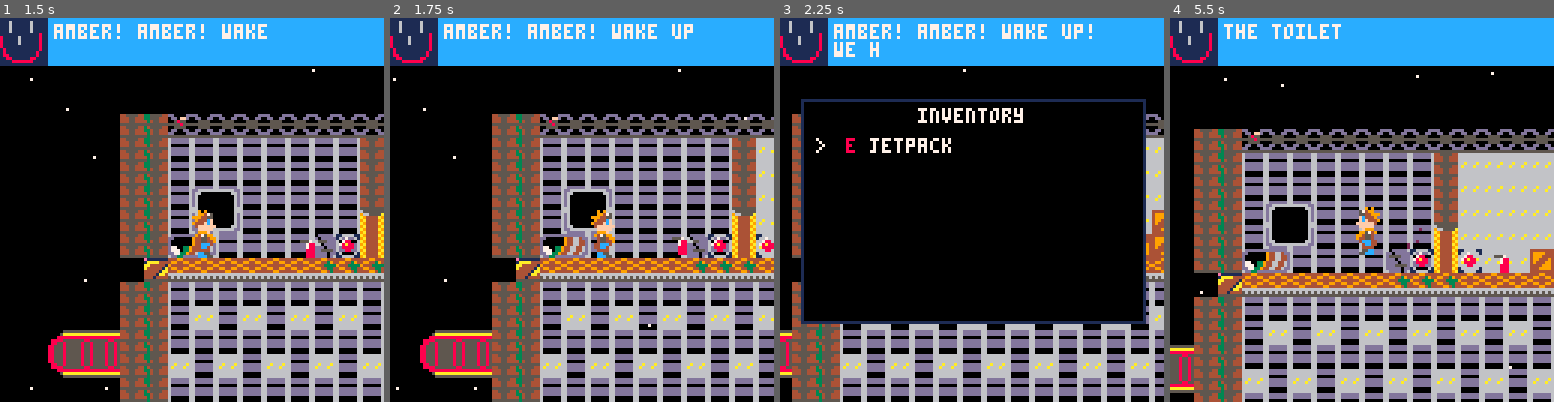
Above: before the commit, frames 1-4 (left to right).
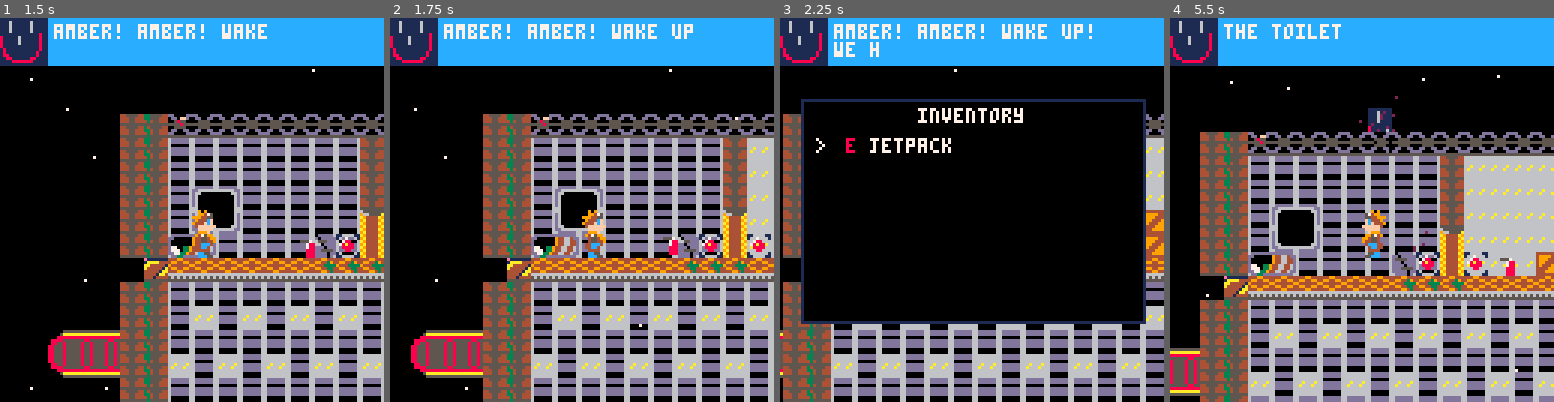
Above: after the commit, the same moments.

Repository: nsatragno/pico8-carts
Game: PICO-8 cartridge space_kludge/space_kludge.p8
Two runs of this game, one before a commit and one after it. Both use one fixed random seed, a clock stepped at 60 frames per second and the inputs below.
Inputs:
- Up to frame 1 (1.5 s): tap X (X key) at 0.33, 1.07 s; tap O (Z key) at 0.7 s
- Up to frame 2 (1.75 s): hold Right from 1.6 s (still down); tap O (Z key) at 1.7 s
- Up to frame 3 (2.25 s): tap X (X key) at 1.85 s; release Right at 2.1 s; tap O (Z key) at 2.1 s; hold Up from 2.15 s (still down)
- Up to frame 4 (5.5 s): release Up at 2.42 s; hold Right 2.47-3.03 s; tap O (Z key) every 0.4 s from 2.5 to 5.3 s; tap X (X key) at 2.97, 4.08, 5.2 s; hold Left 3.08-3.58 s; hold Down 3.63-3.97 s; hold Right 4.02-4.68 s; hold Up 4.73-5.03 s; hold Left from 5.08 s (still down)

Frame 1 is identical in both runs. In frame 2, 32% of the frame differs, in the area x 0-100%, y 13-100%; in frame 3, 13%; in frame 4, 42%, in the area x 0-100%, y 14-100%.

Commit message:
Add hull breaches.
This made me realize the collision system for the player is deeply
flawed. The moment something other than the arrow keys move it, all hell
breaks loose. I need to rework the collisions.

Diff:
--- a/space_kludge/space_kludge.p8
+++ b/space_kludge/space_kludge.p8
@@ -3,6 +3,28 @@
 __lua__
 -- space kludge
 -- by kat and nina
+
+k_max_safe_number = sqrt(0x7fff)
+function normalize(x, y)
+ local l
+ -- prevent overflow
+ if x >= k_max_safe_number or
+    x <= -k_max_safe_number or
+    y >= k_max_safe_number or
+    y <= -k_max_safe_number then
+  local nx = x * 0x0.01
+  local ny = y * 0x0.01
+  l = sqrt(nx * nx + ny * ny) * 0x100
+ else
+  l = sqrt(x * x + y * y)
+ end
+
+ return { x = x / l, y = y / l }
+end
+
+function vector_to_player(element)
+ return normalize(g_player.x - element.x, g_player.y - element.y)
+end
 
 function colliding_p_r(point, rect)
   return point.x >= rect.x and point.x <= rect.x + 8 and
@@ -55,6 +77,8 @@
         return
       end
 
+      self.in_space = g_map:is_space(self.x + 4, self.y + 8)
+
       if btnp(❎) then
         self.show_inventory = not self.show_inventory
         self.selected_index = 0
@@ -74,14 +98,16 @@
         end
         self.selected_index = mid(1, self.selected_index, #self.inventory)
       else
-        if btn(➡️) then
-          self.dx = 1
-          self.facing = 1
-        elseif btn(⬅️) then
-          self.dx = -1
-          self.facing = -1
-        else
-          self.dx = 0
+        if not self.in_space then
+          if btn(➡️) then
+            self.dx = 1
+            self.facing = 1
+          elseif btn(⬅️) then
+            self.dx = -1
+            self.facing = -1
+          else
+            self.dx = 0
+          end
         end
 
         for actor in all(g_actors) do
@@ -94,6 +120,15 @@
           end
         end
       end
+
+      if not self.in_space then
+        if btn(⬇️) then
+          self.dy += 0.4
+        end
+        -- downwards acceleration (gravity)
+        self.dy += 0.1
+      end
+      self.dy = min(self.dy, 3)
 
       local points = {
         { x = self.x, y = self.y + 15 },
@@ -133,11 +168,6 @@
         end
       end
 
-      if not on_floor then
-        -- downwards acceleration (gravity)
-        self.dy = min(self.dy + 0.1, 3)
-      end
-
       self.x += self.dx
       self.y += self.dy
 
@@ -188,6 +218,102 @@
     end,  -- player:take_damage
   }
 end  -- create_player
+
+function create_denuvo(x, y, dx, dy)
+  return {
+    x = x,
+    y = y,
+    dx = dx,
+    dy = dy,
+    state = "flying",
+    damaged_points = {},
+
+    update = function(self)
+      if self.state == "flying" then
+        self.x += self.dx
+        self.y += self.dy
+        -- todo remove when out of bounds
+        local points = {
+          {
+            x = self.x + 4,
+            y = self.y
+          },
+          {
+            x = self.x + 8,
+            y = self.y + 4
+          },
+          {
+            x = self.x + 4,
+            y = self.y + 8
+          },
+          {
+            x = self.x,
+            y = self.y + 4
+          },
+        }
+        for point in all(points) do
+          local sprite = g_map:get_sprite(point.x, point.y)
+          if fget(sprite, 0) then
+            self.state = "attached"
+            self.attached_to = g_map:clamp(point.x, point.y)
+          end
+        end
+      elseif self.state == "attached" then
+        create_particle(self.x + 4, self.y + 4, rnd(2) - 1, rnd(2) - 1, 20, 2)
+        if flr(time() * 10) % 2 == 0 then
+          add(self.damaged_points, {
+            x = self.attached_to.x + rnd(8), y = self.attached_to.y + rnd(8)
+          })
+          if #self.damaged_points >= 100 then
+            self.state = "flying"
+            self.dx = -dx
+            self.dy = -dy
+            mset(self.attached_to.x \ 8, self.attached_to.y \ 8, 0)
+            add(g_actors, create_hull_puncture(
+              self.attached_to.x, self.attached_to.y, self.dx, self.dy))
+          end
+        end
+      end
+    end,  -- denuvo:update
+
+    draw = function(self)
+      spr(32, self.x, self.y)
+      if self.state == "attached" then
+        for damaged_point in all(self.damaged_points) do
+          pset(damaged_point.x, damaged_point.y, 0)
+        end
+      end
+    end,  -- denuvo:draw
+  }
+end  -- create_denuvo
+
+function create_hull_puncture(x, y, dx, dy)
+  return {
+    update = function()
+      if flr(time() * 10) % 2 == 0 then
+        create_particle(x + rnd(8), y + rnd(8), dx, dy, 30, 4)
+      end
+      if not g_player.in_space and
+         abs(g_player.x - x) < 50 and
+         abs(g_player.y - y) < 50 then
+        if dx == 0 and flr(g_player.x) != flr(x) then
+          g_player.x -= sgn(g_player.x - x) * 0.2
+        else
+          g_player.x += dx
+        end
+        if dy == 0 then
+          g_player.y -= sgn(g_player.y - y) * 0.2
+        else
+          g_player.dy = dy * 2
+        end
+      end
+    end,  -- hull_puncture:update
+
+    draw = function()
+      -- todo draw a sprite
+    end,  -- hull_puncture:draw
+  }
+end
 
 function create_dialog(messages)
   return {
@@ -550,6 +676,8 @@
   add(g_actors, create_extinguisher(164, 112))
   add(g_actors, create_jetpack(124, 112))
 
+  add(g_actors, create_denuvo(120, 0, 0, 0.2))
+
   g_map = {
     draw = function(self)
       map(0, 0, 0, 0, 128, 64)
@@ -570,6 +698,10 @@
       end
     end,  -- map:is_solid
 
+    is_space = function(self, x, y)
+      return self:get_sprite(x, y) == 0
+    end,  -- map:is_space
+
     clamp = function(self, x, y)
       return { x = (x \ 8) * 8, y = (y \ 8) * 8 }
     end,  -- map:coordinates_for
@@ -580,10 +712,8 @@
     y = g_player.y - 64,
 
     update = function(self)
-      local target_x = g_player.x - 64
-      local target_y = g_player.y - 64
-      self.x = self.x + (target_x - self.x) * 0.3
-      self.y = self.y + (target_y - self.y) * 0.3
+      self.x = g_player.x - 64
+      self.y = g_player.y - 64
     end,  -- camera:update
   }
 
